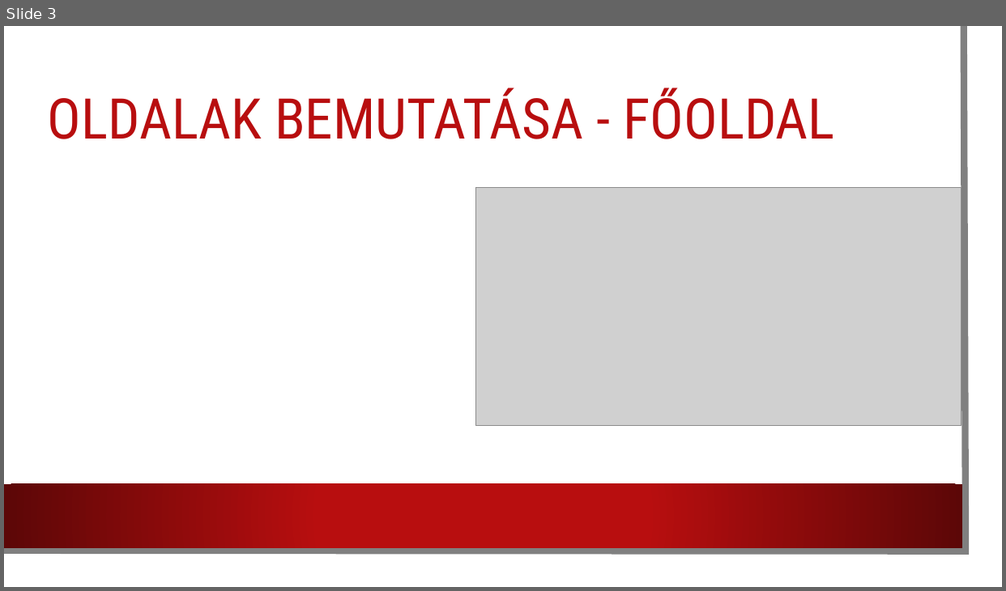
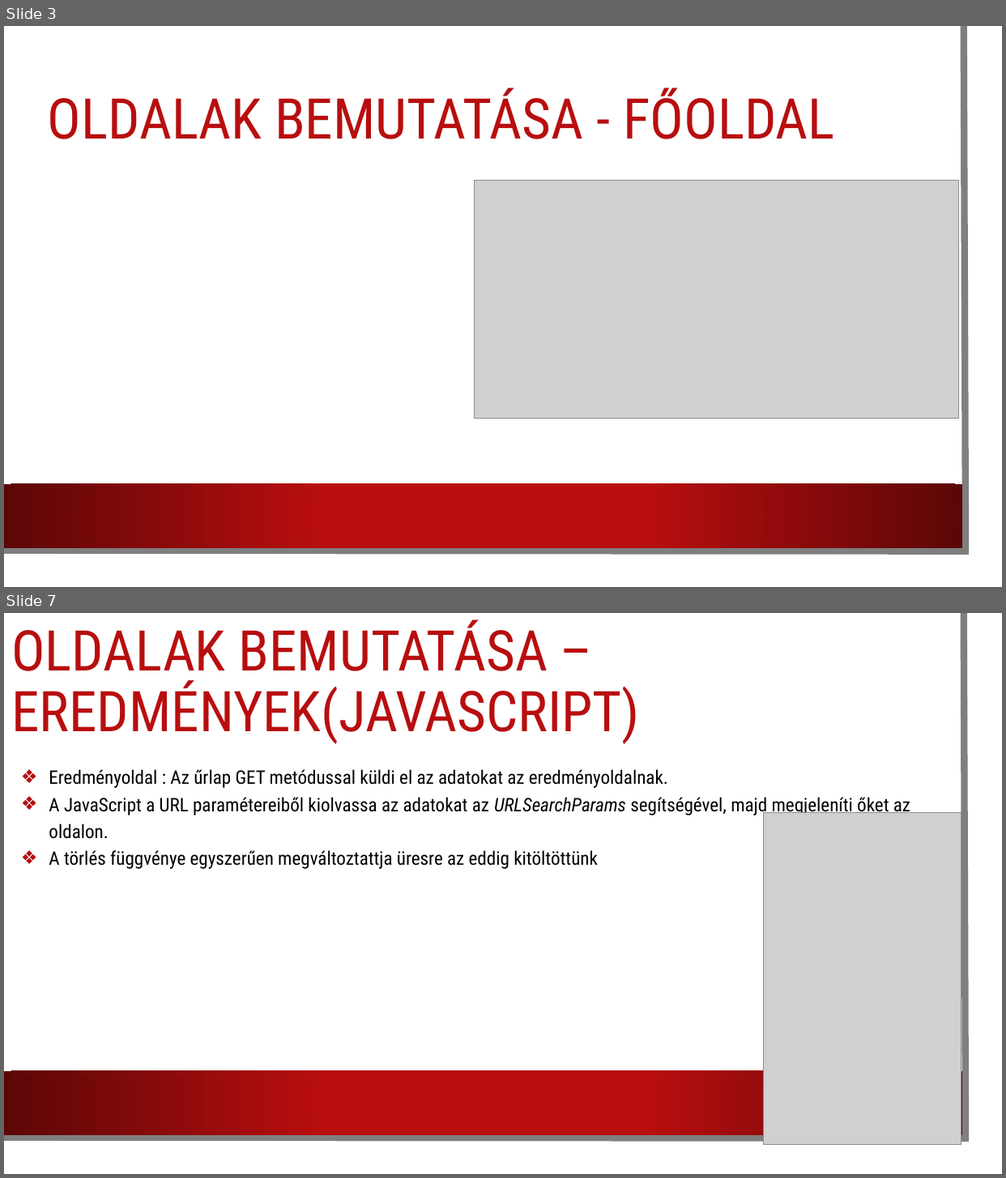
Before and after one commit to Kristof486/WebProjekt2026, a slide deck: Autókereskedés webproject.pptx. Shown one above the other, each under a label of ours: slide 3 before the commit, slides 3 and 7 after it; the slides between them are not shown. The pictures are 1006x591 and 1006x1178 pixels, drawn with LibreOffice and Linux fonts; fonts in the diff are those of the drawing; grey boxes stand for pictures; background and template pictures are left out. Boxes give left, top, right and bottom in pixels: in the first picture for what was removed or moved away, otherwise in the second. Text is boxed around its words. In the diff, an @@ line names an element or a change of style, - is before the commit and + after.

```diff
--- a/Autókereskedés webproject.pptx
+++ b/Autókereskedés webproject.pptx
@@ slide 7 added at (4, 613, 1002, 1174), background picture (left out); not listed: 2 template elements that a slide beside it also shows @@
@@ title added at (11, 619, 640, 744), 54 pt, text #B80E0F @@
+OLDALAK BEMUTATÁSA – EREDMÉNYEK(JAVASCRIPT)
@@ text added at (49, 769, 910, 869), 18 pt, text #000000 @@
+❖ Eredményoldal : Az űrlap GET metódussal küldi el az adatokat az eredményoldalnak.
+❖ A JavaScript a URL paramétereiből kiolvassa az adatokat az URLSearchParams segítségével, majd megjeleníti őket az oldalon.
+❖ A törlés függvénye egyszerűen megváltoztattja üresre az eddig kitöltöttünk
@@ picture added at (763, 813, 961, 1145) @@
@@ slide 3 changed as well @@
@@ freeform shape at (4, 26, 966, 552): outline #808080 6.5 pt to #7F7F7F 6.5 pt @@
@@ rectangle removed at (4, 26, 985, 570) @@
@@ picture: place and size @@
-picture at (476, 188, 961, 426)
+picture at (474, 180, 959, 418)
```
Also in this commit, not shown: 2 other slides changed, 4 other slides added, 4 slides removed.
